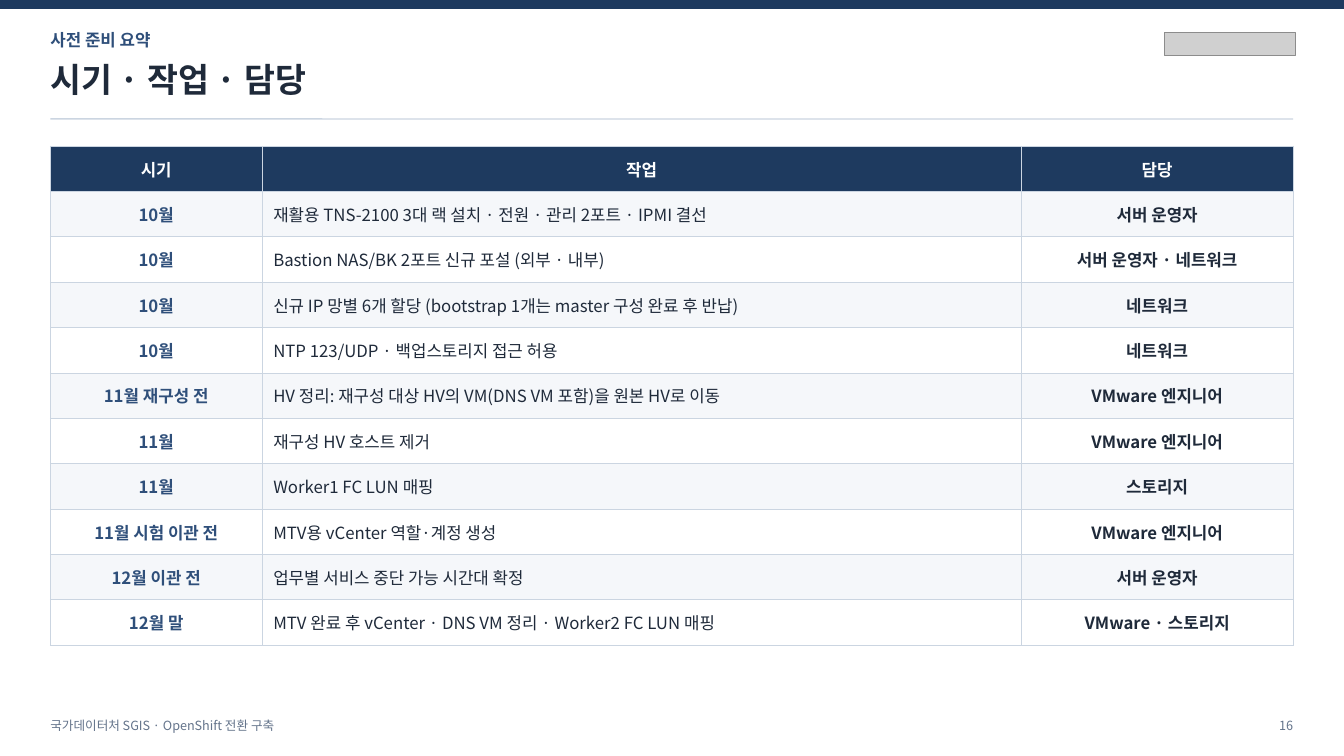
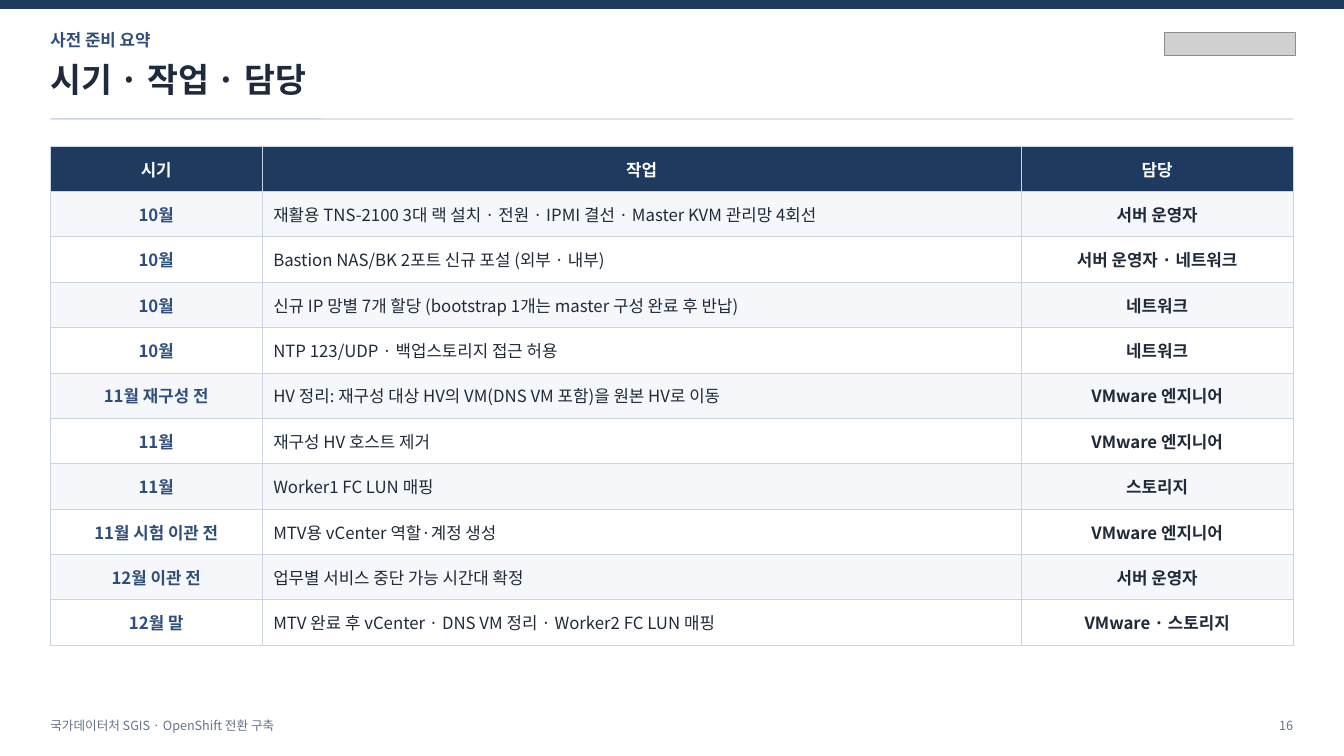
Before and after one commit to fine-Jang/FineJnag_repo, a slide deck: slide 16 of 20_Projects/SGIS_MTV/SGIS_MTV_WorkPlan_v3.0pt.pptx. Drawn at 1344x756 pixels with LibreOffice and Linux fonts; fonts in the diff are those of the drawing; grey boxes stand for pictures. Boxes give left, top, right and bottom in pixels: in the first picture for what was removed or moved away, otherwise in the second. Text is boxed around its words. In the diff, an @@ line names an element or a change of style, - is before the commit and + after.

```diff
--- a/20_Projects/SGIS_MTV/SGIS_MTV_WorkPlan_v3.0pt.pptx
+++ b/20_Projects/SGIS_MTV/SGIS_MTV_WorkPlan_v3.0pt.pptx
@@ table at (50,146,1294,635) @@
-row 2, column 2: 재활용 TNS-2100 3대 랙 설치 · 전원 · 관리 2포트 · IPMI 결선
+row 2, column 2: 재활용 TNS-2100 3대 랙 설치 · 전원 · IPMI 결선 · Master KVM 관리망 4회선
-row 4, column 2: 신규 IP 망별 6개 할당 (bootstrap 1개는 master 구성 완료 후 반납)
+row 4, column 2: 신규 IP 망별 7개 할당 (bootstrap 1개는 master 구성 완료 후 반납)
```
Also in this commit, not shown: 6 other slides changed, 3 other files.
